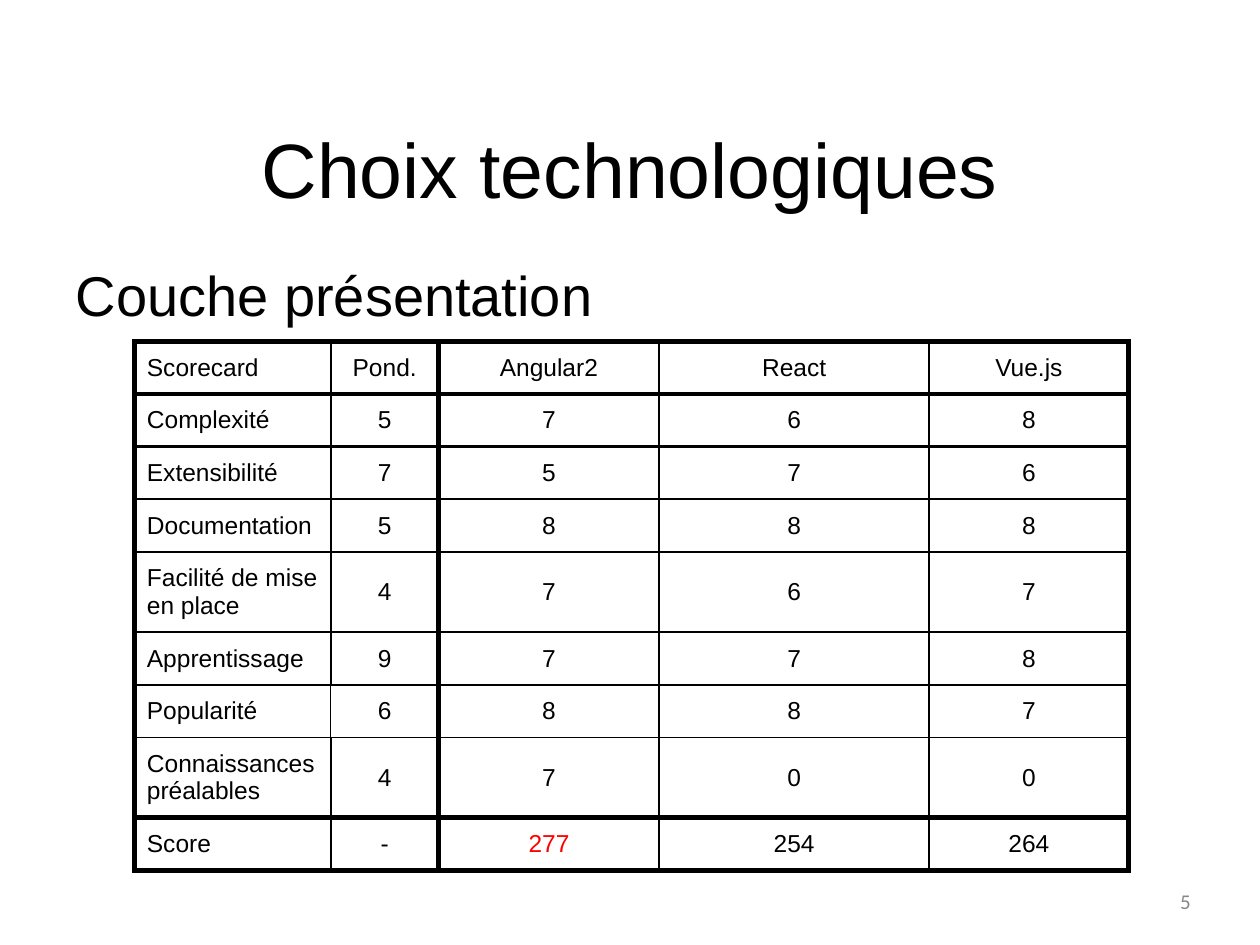
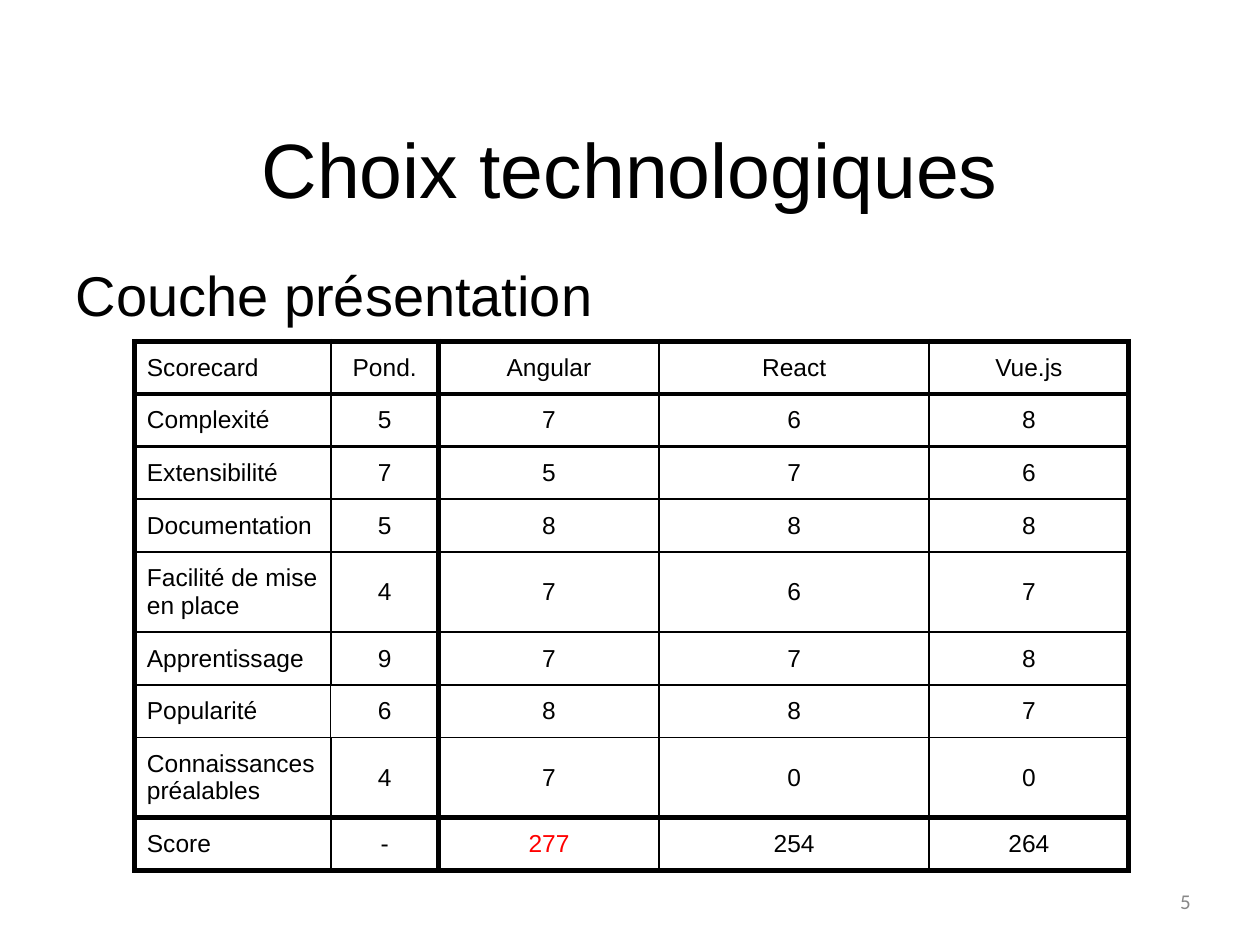
Before and after one commit to NicolasFuchs/Hashcode, a slide deck: slide 5 of G6_presentation_intermediaire_fuchs_butty_rial.pptx. Drawn at 1260x945 pixels with LibreOffice and Linux fonts; fonts in the diff are those of the drawing; background and template pictures are left out. Boxes give left, top, right and bottom in pixels: in the first picture for what was removed or moved away, otherwise in the second. Text is boxed around its words. In the diff, an @@ line names an element or a change of style, - is before the commit and + after.

```diff
--- a/G6_presentation_intermediaire_fuchs_butty_rial.pptx
+++ b/G6_presentation_intermediaire_fuchs_butty_rial.pptx
@@ table at (135, 341, 1129, 892) @@
-row 1, column 3: Angular2
+row 1, column 3: Angular
```
Also in this commit, not shown: 1 other slide changed, 6 other files.
